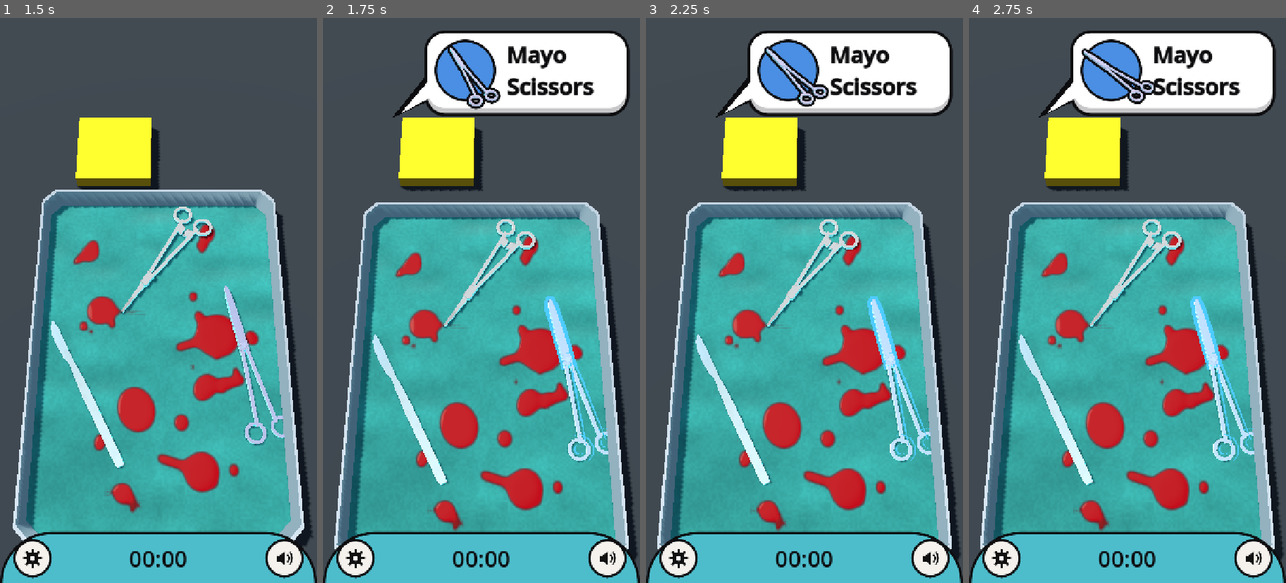
Above: before the commit, frames 1-4 (left to right).
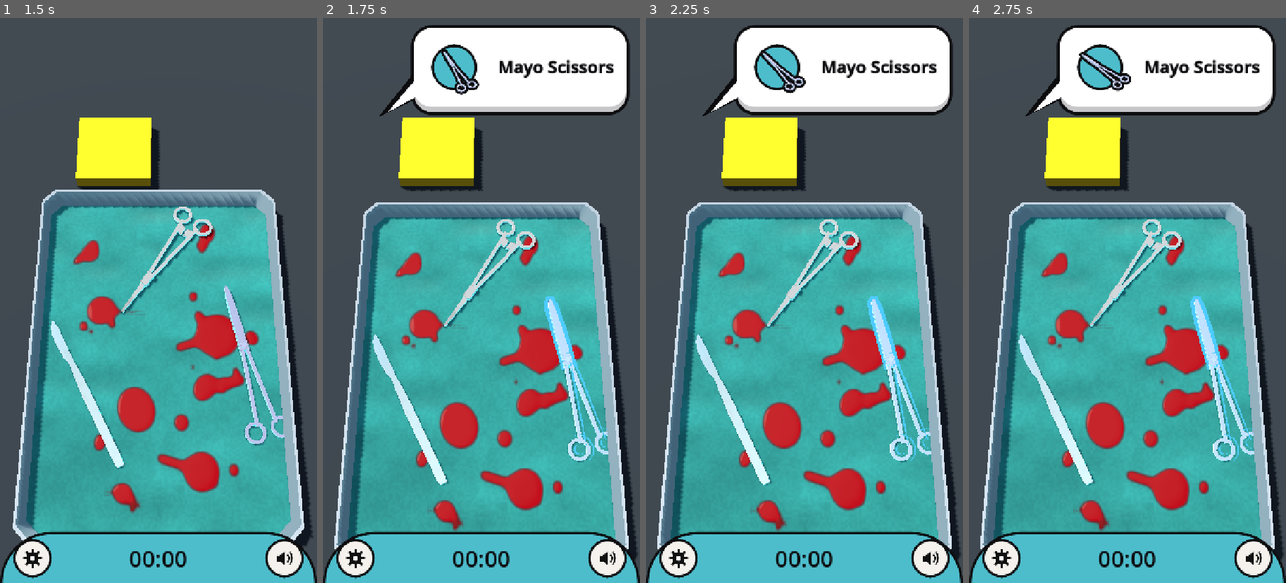
Above: after the commit, the same moments.

Repository: optimisticlucio/untitled-game-jam-game
Game: Godot game, scene res://ui/main_menu.tscn
Two runs of this game, one before a commit and one after it. Both use one fixed random seed, a clock stepped at 60 frames per second and the inputs below.
Inputs (mouse positions are in pixels of both pictures, inside the frame that each line leads up to):
- Up to frame 1 (1.5 s): click "Play" at 0.5 s; tap Enter at 1.25 s; move the mouse to (228, 272) at 1.27 s; click (228, 272) at 1.42 s
- Up to frame 2 (1.75 s): no input
- Up to frame 3 (2.25 s): drag from (741, 328) to (788, 413) at 2.02 s
- Up to frame 4 (2.75 s): no input

Frame 1 is identical in both runs. In frame 2, 5.8% of the frame differs, in the area x 17-97%, y 1-18%; in frame 3, 5.8%; in frame 4, 5.8%.

Commit message:
Request bubble: tool stays inside, teal circle, smaller name font
- The spinning tool gets a fixed 150 px box in the layout, so it never
  touches the name or leaves the bubble; the circle is 104 px inside it,
  so the tool still pops out past its outline.
- The circle uses the bottom bar's teal.
- Name font 50 -> 38 and the bubble starts 30 px further left, so the
  longest name word (Metzenbaum) fits whole; the bubble starts 12 px
  higher so it stays clear of the hand-off square.

Co-Authored-By: Claude Opus 5.5 <noreply@anthropic.com>

Diff:
--- a/levels/level.tscn
+++ b/levels/level.tscn
@@ -131,8 +131,8 @@
 [node name="Request" type="PanelContainer" parent="UI"]
 unique_name_in_owner = true
 anchor_right = 1.0
-offset_left = 230.0
-offset_top = 28.0
+offset_left = 200.0
+offset_top = 16.0
 offset_right = -24.0
 offset_bottom = 230.0
 grow_horizontal = 2
@@ -164,35 +164,41 @@
 
 [node name="PreviewCircle" type="Control" parent="UI/Request/Inner/Content"]
 unique_name_in_owner = true
-custom_minimum_size = Vector2(140, 140)
+custom_minimum_size = Vector2(150, 150)
 layout_mode = 2
 size_flags_vertical = 4
 mouse_filter = 2
 
 [node name="Circle" type="PanelContainer" parent="UI/Request/Inner/Content/PreviewCircle"]
-layout_mode = 1
-anchors_preset = 15
-anchor_right = 1.0
-anchor_bottom = 1.0
-grow_horizontal = 2
-grow_vertical = 2
-mouse_filter = 2
-theme_type_variation = &"BubbleCircle"
-
-[node name="ToolPreview" parent="UI/Request/Inner/Content/PreviewCircle" instance=ExtResource("3_preview")]
-unique_name_in_owner = true
-material = SubResource("Material_outline")
-custom_minimum_size = Vector2(220, 220)
 layout_mode = 1
 anchors_preset = 8
 anchor_left = 0.5
 anchor_top = 0.5
 anchor_right = 0.5
 anchor_bottom = 0.5
-offset_left = -110.0
-offset_top = -110.0
-offset_right = 110.0
-offset_bottom = 110.0
+offset_left = -52.0
+offset_top = -52.0
+offset_right = 52.0
+offset_bottom = 52.0
+grow_horizontal = 2
+grow_vertical = 2
+mouse_filter = 2
+theme_type_variation = &"BubbleCircle"
+
+[node name="ToolPreview" parent="UI/Request/Inner/Content/PreviewCircle" instance=ExtResource("3_preview")]
+unique_name_in_owner = true
+material = SubResource("Material_outline")
+custom_minimum_size = Vector2(150, 150)
+layout_mode = 1
+anchors_preset = 8
+anchor_left = 0.5
+anchor_top = 0.5
+anchor_right = 0.5
+anchor_bottom = 0.5
+offset_left = -75.0
+offset_top = -75.0
+offset_right = 75.0
+offset_bottom = 75.0
 grow_horizontal = 2
 grow_vertical = 2
 mouse_filter = 2
--- a/ui/theme.tres
+++ b/ui/theme.tres
@@ -265,7 +265,7 @@
 content_margin_top = 6.0
 content_margin_right = 6.0
 content_margin_bottom = 6.0
-bg_color = Color(0.29, 0.56, 0.89, 1)
+bg_color = Color(0.3, 0.74, 0.8, 1)
 border_width_left = 6
 border_width_top = 6
 border_width_right = 6
@@ -326,7 +326,7 @@
 BubbleInner/styles/panel = SubResource("StyleBoxFlat_bubble_inner")
 BubbleLabel/base_type = &"Label"
 BubbleLabel/fonts/font = SubResource("FontVariation_bold")
-BubbleLabel/font_sizes/font_size = 50
+BubbleLabel/font_sizes/font_size = 38
 BubblePanel/base_type = &"PanelContainer"
 BubblePanel/styles/panel = SubResource("StyleBoxFlat_bubble")
 RoundButton/base_type = &"Button"
